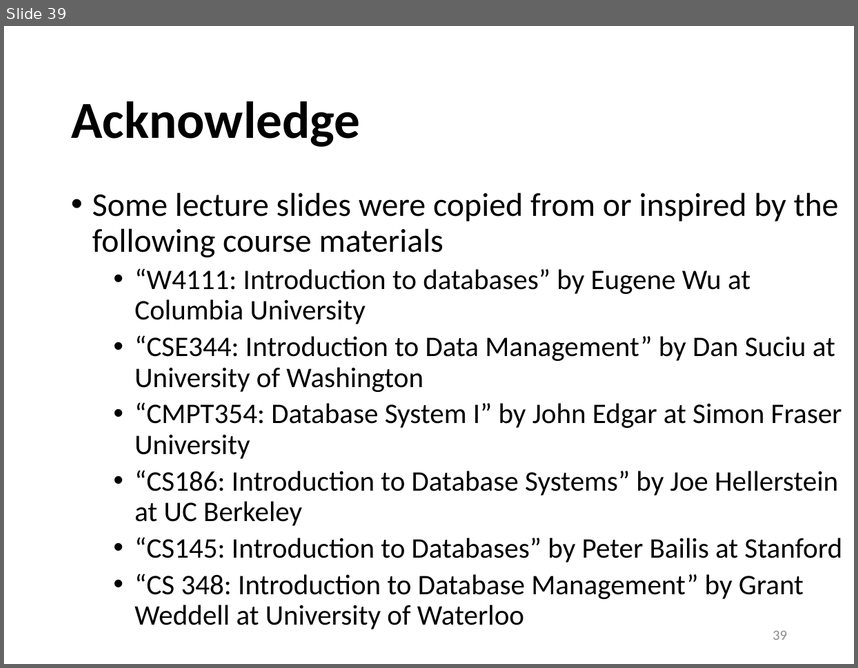
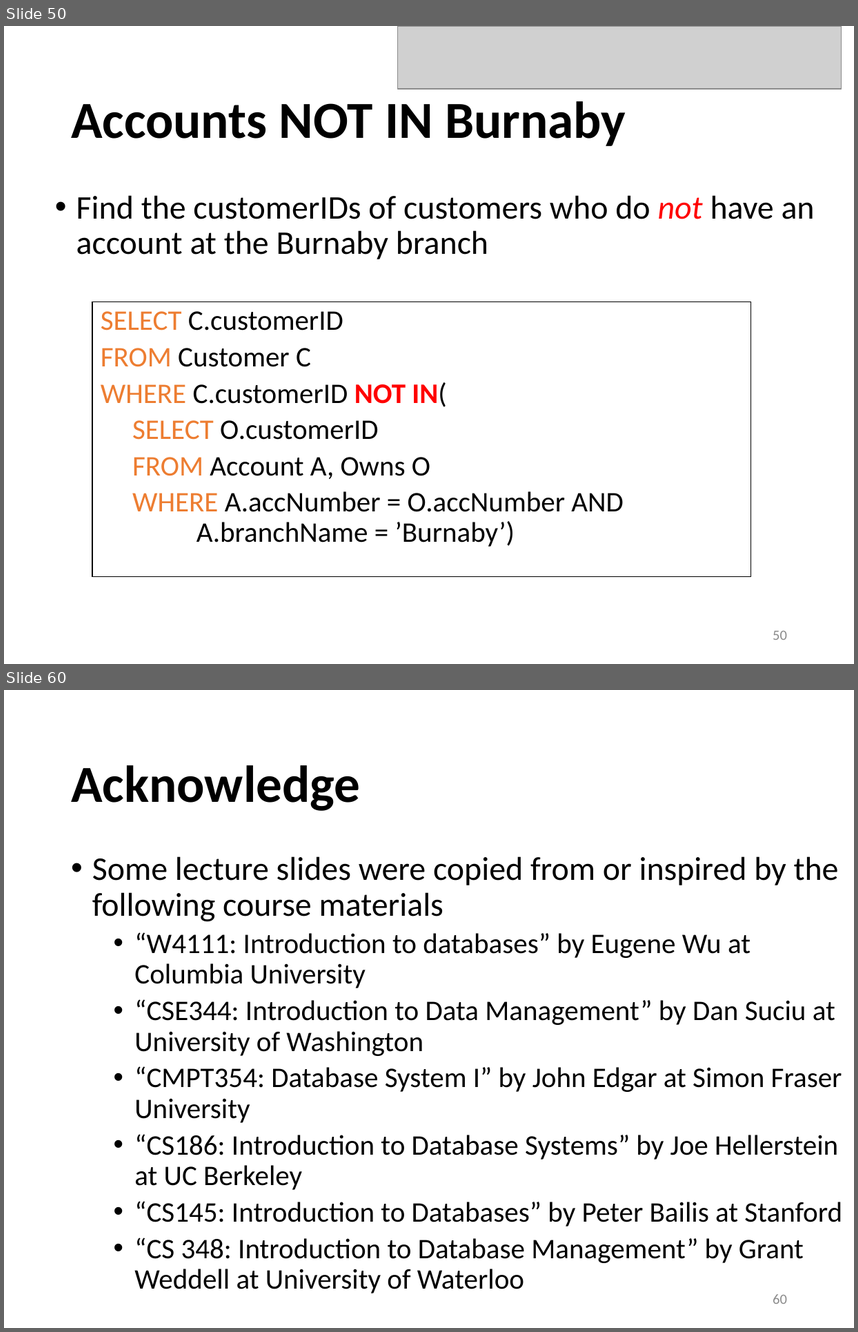
Before and after one commit to sfu-db/cmpt354, a slide deck: Lectures/lec4-sql-advanced.pptx. Shown one above the other, each under a label of ours: slide 39 before the commit, slides 50 and 60 after it; the slides between them are not shown. The pictures are 858x668 and 858x1332 pixels, drawn with LibreOffice and Linux fonts; fonts in the diff are those of the drawing; grey boxes stand for pictures. Boxes give left, top, right and bottom in pixels: in the first picture for what was removed or moved away, otherwise in the second. Text is boxed around its words. In the diff, an @@ line names an element or a change of style, - is before the commit and + after.

```diff
--- a/Lectures/lec4-sql-advanced.pptx
+++ b/Lectures/lec4-sql-advanced.pptx
@@ slide 50 added at (4, 26, 854, 664), background #FFFFFF @@
@@ picture added at (397, 26, 842, 89) @@
@@ title added at (71, 101, 626, 146), 44 pt, text #000000, bold @@
+Accounts NOT IN Burnaby
@@ text added at (76, 195, 815, 259), 28 pt, text #000000 @@
+• Find the customerIDs of customers who do not have an account at the Burnaby branch
@@ rectangle added at (92, 301, 751, 576), fill #FFFFFF, outline #000000 1 pt, 24 pt, text #000000 @@
+SELECT C.customerID
+FROM Customer C
+WHERE C.customerID NOT IN(
+SELECT O.customerID
+FROM Account A, Owns O
+WHERE A.accNumber = O.accNumber AND A.branchName = ’Burnaby’)
@@ page number added at (773, 630, 787, 639), 12 pt, text #8C8C8C @@
+50
@@ what was slide 39 is now slide 60 @@
@@ page number at (773, 1294, 787, 1303): text changed @@
-39
+60
```
Also in this commit, not shown: 3 slides changed, 20 other slides added, 3 slides removed, 1 other file.
